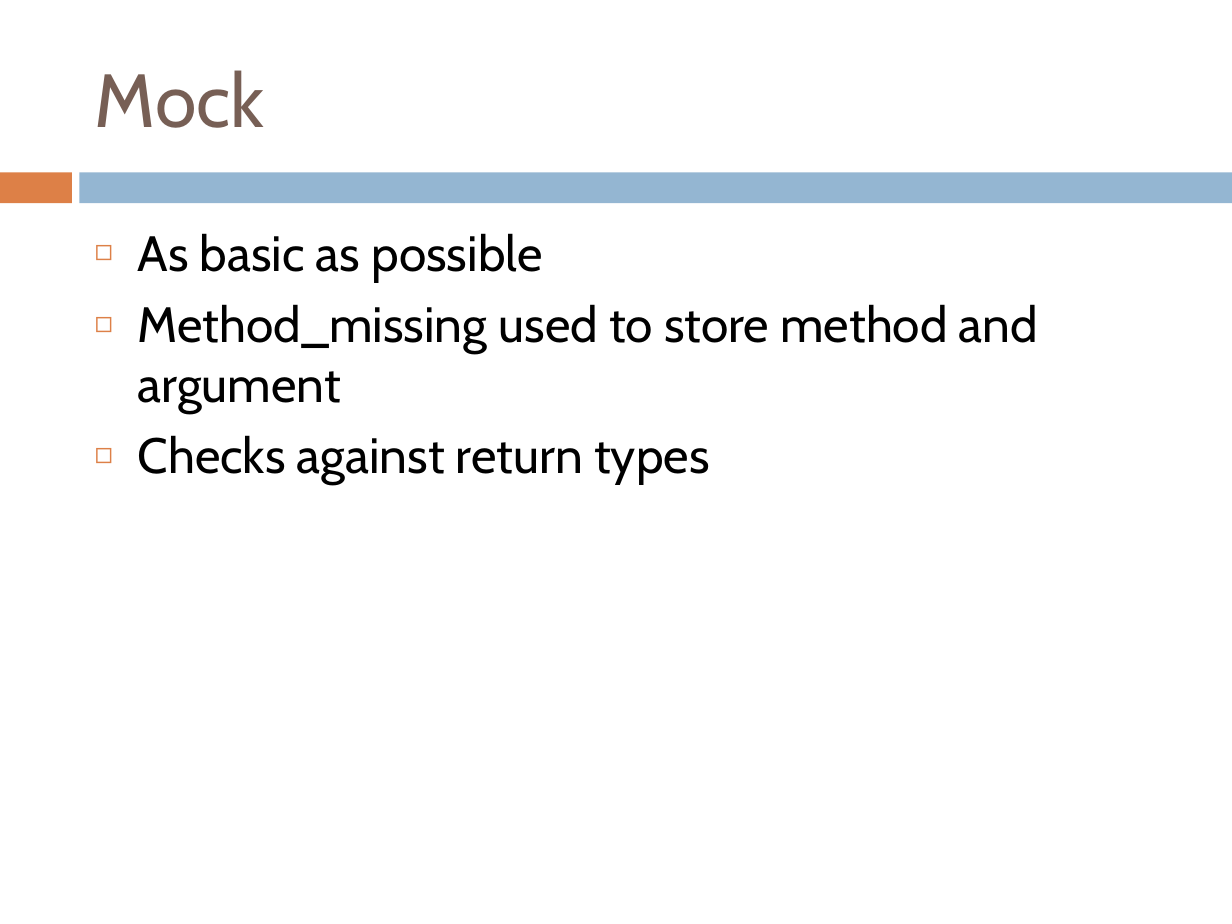
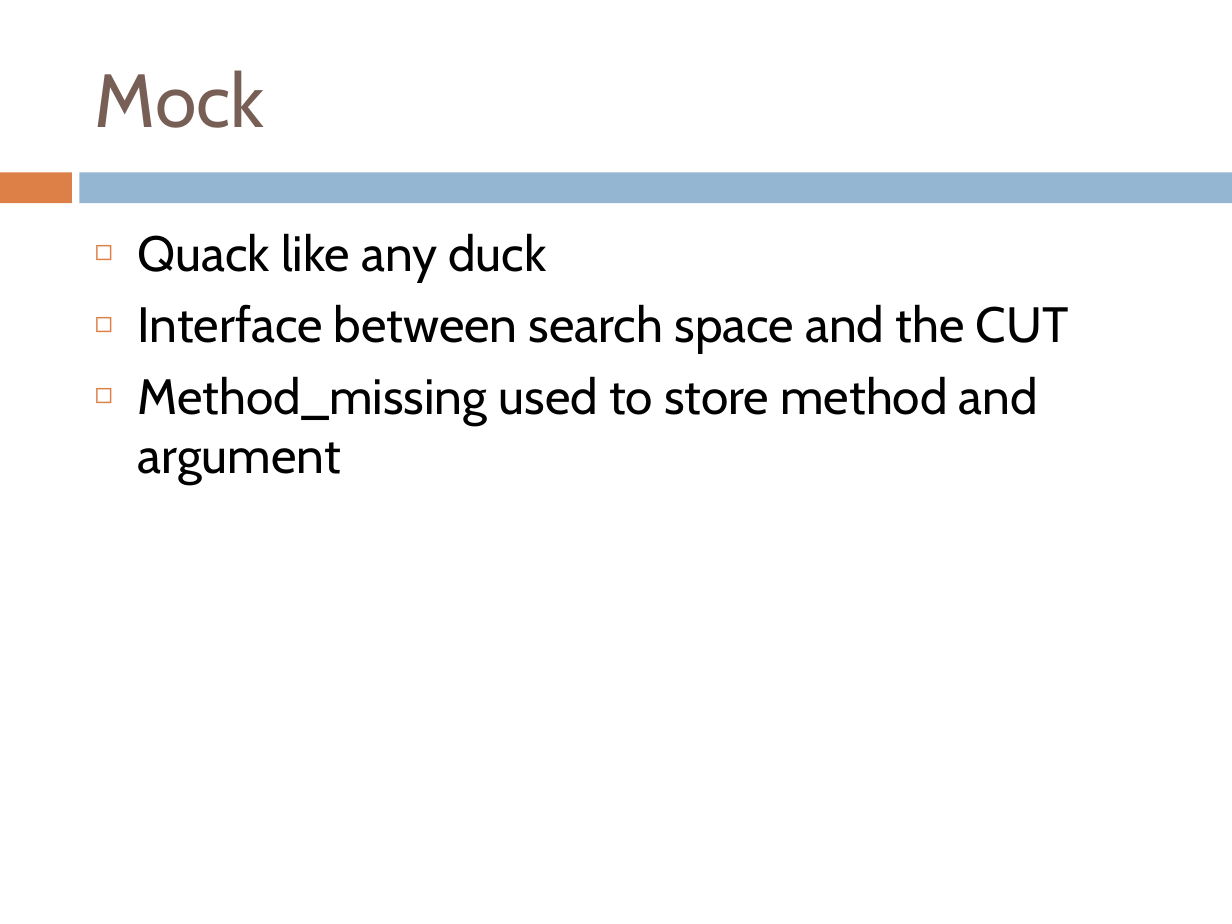
Before and after one commit to IgnoredAmbience/splats, a slide deck: slide 10 of docs/SpLATS.ppt (slide 7 before the commit). Drawn at 1232x924 pixels with LibreOffice and Linux fonts; fonts in the diff are those of the drawing. Boxes give left, top, right and bottom in pixels: in the first picture for what was removed or moved away, otherwise in the second. Text is boxed around its words. In the diff, an @@ line names an element or a change of style, - is before the commit and + after.

```diff
--- a/docs/SpLATS.ppt
+++ b/docs/SpLATS.ppt
@@ text at [138,233,1069,353]: text changed @@
-◻ As basic as possible
+◻ Quack like any duck
+◻ Interface between search space and the CUT
@@ text at [138,435,709,484]: paragraph removed @@
-◻ Checks against return types
```
Also in this commit, not shown: 10 other slides changed, 4 slides added, 7 slides removed.
